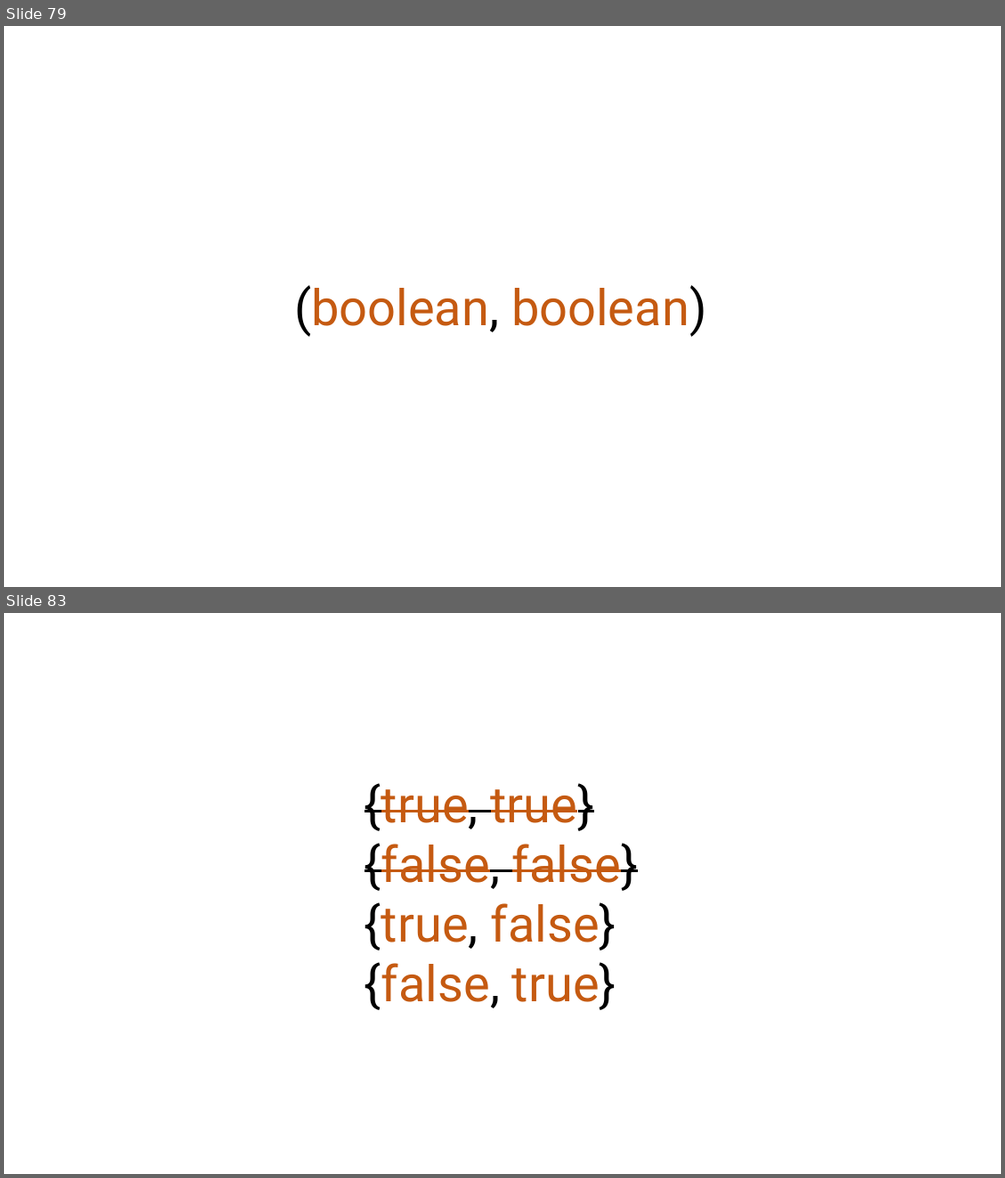
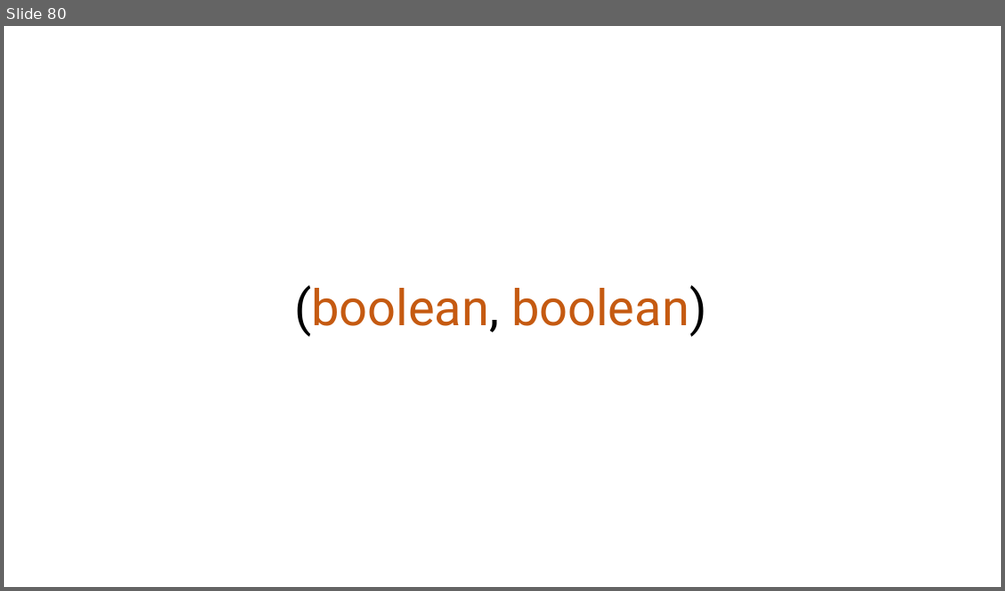
Before and after one commit to rkhaimov/brain-gym, a slide deck: Презентация.pptx. Shown one above the other, each under a label of ours: slides 79 and 83 before the commit, slide 80 after it; the slides between them are not shown. The pictures are 1005x1178 and 1005x591 pixels, drawn with LibreOffice and Linux fonts; fonts in the diff are those of the drawing. Boxes give left, top, right and bottom in pixels: in the first picture for what was removed or moved away, otherwise in the second. Text is boxed around its words. In the diff, an @@ line names an element or a change of style, - is before the commit and + after.

```diff
--- a/Презентация.pptx
+++ b/Презентация.pptx
@@ slide 83 removed at [4, 613, 1001, 1174], background #FFFFFF @@
@@ text removed at [364, 783, 638, 1010] @@
-{true, true}
-{false, false}
-{true, false}
-{false, true}
@@ what was slide 79 is now slide 80 @@
```
Also in this commit, not shown: 1 slide changed, 19 slides added, 7 other slides removed, 4 other files.
